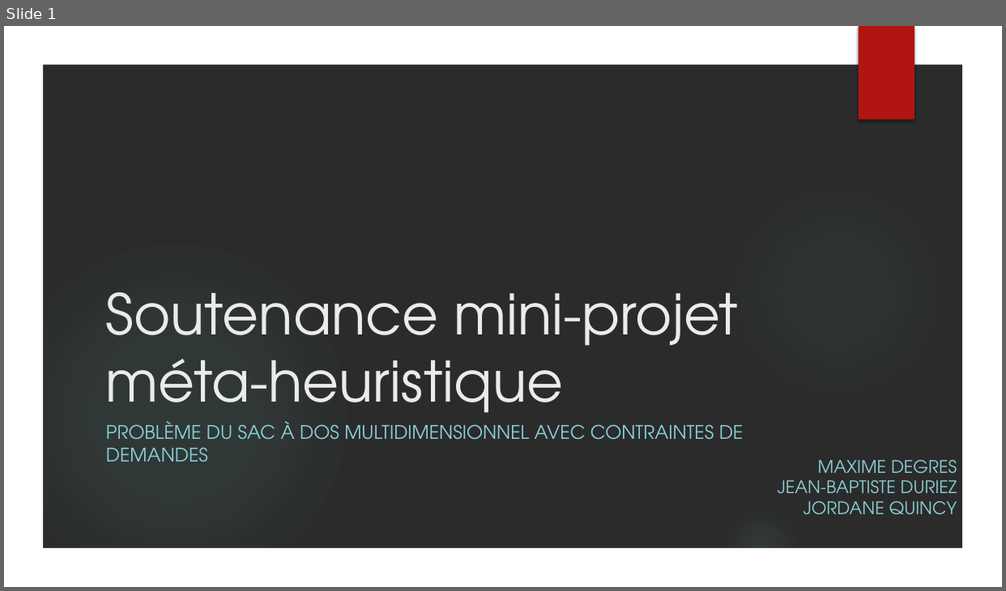
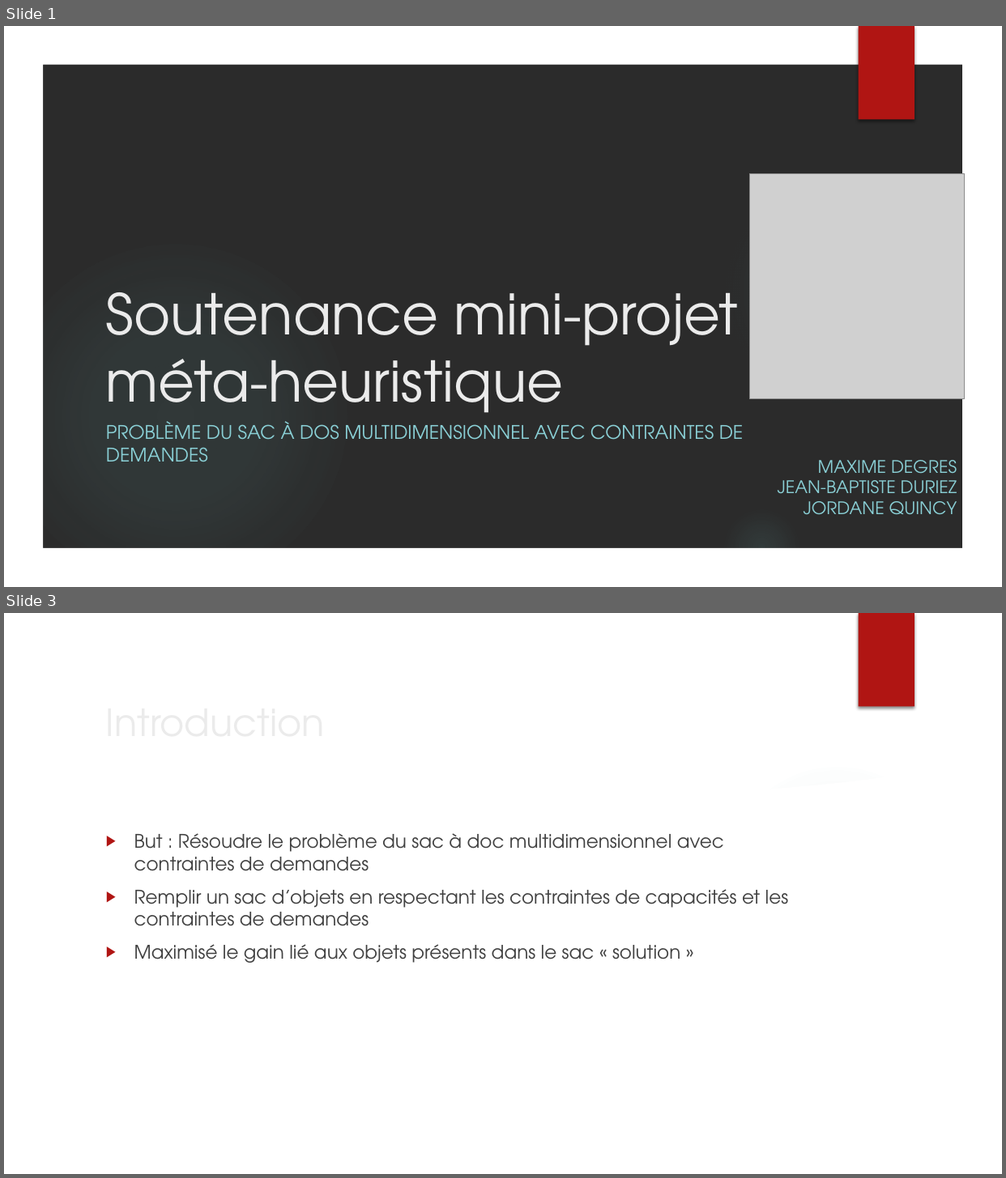
Before and after one commit to jordane-quincy/M2_MetaHeuristique, a slide deck: TP/Soutenance.pptx. Shown one above the other, each under a label of ours: slide 1 before the commit, slides 1 and 3 after it; the slides between them are not shown. The pictures are 1006x591 and 1006x1178 pixels, drawn with LibreOffice and Linux fonts; fonts in the diff are those of the drawing; grey boxes stand for pictures; background and template pictures are left out; a plain dark background stands for a picture behind light text. Boxes give left, top, right and bottom in pixels: in the first picture for what was removed or moved away, otherwise in the second. Text is boxed around its words. In the diff, an @@ line names an element or a change of style, - is before the commit and + after.

```diff
--- a/TP/Soutenance.pptx
+++ b/TP/Soutenance.pptx
@@ slide 3 added at (4, 613, 1002, 1174), background picture (left out); not listed: 5 template elements that a slide beside it also shows @@
@@ title added at (98, 692, 820, 750), 36 pt, text #EBEBEB @@
+Introduction
@@ freeform shape added at (698, 738, 971, 820), fill #FFFFFF at 20% opacity @@
@@ freeform shape added at (41, 766, 965, 1137), fill #FFFFFF @@
@@ text added at (134, 833, 789, 963), 18 pt, text #404040 @@
+▶ But : Résoudre le problème du sac à doc multidimensionnel avec contraintes de demandes
+▶ Remplir un sac d’objets en respectant les contraintes de capacités et les contraintes de demandes
+▶ Maximisé le gain lié aux objets présents dans le sac « solution »
@@ slide 1 changed as well @@
@@ picture added at (750, 173, 965, 399) @@
```
Also in this commit, not shown: 5 other slides added.
